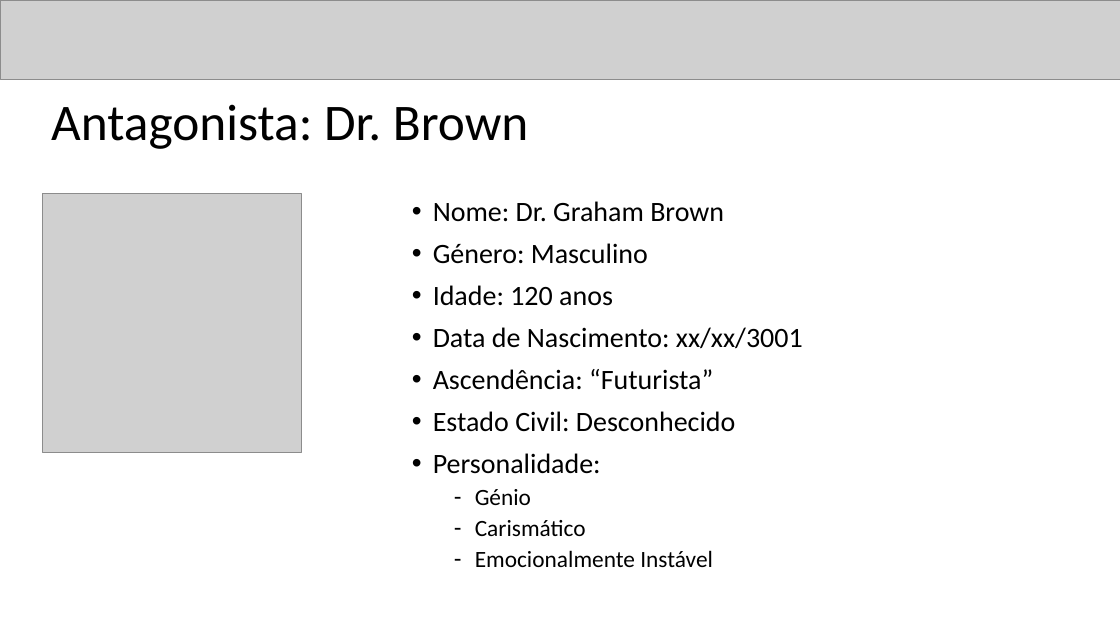
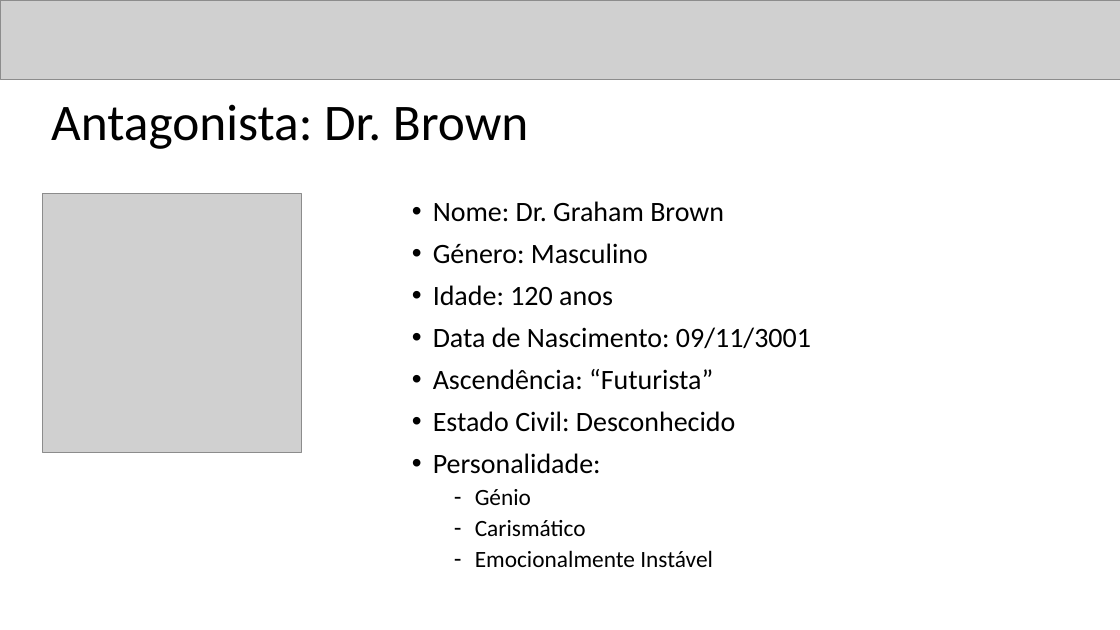
Before and after one commit to Snigy24/projectTallem, a slide deck: slide 5 of Documents/Personagens.pptx. Drawn at 1120x630 pixels with LibreOffice and Linux fonts; fonts in the diff are those of the drawing; grey boxes stand for pictures. Boxes give left, top, right and bottom in pixels: in the first picture for what was removed or moved away, otherwise in the second. Text is boxed around its words. In the diff, an @@ line names an element or a change of style, - is before the commit and + after.

```diff
--- a/Documents/Personagens.pptx
+++ b/Documents/Personagens.pptx
@@ text at [433,327,811,349]: text changed @@
-• Data de Nascimento: xx/xx/3001
+• Data de Nascimento: 09/11/3001
```
Also in this commit, not shown: 3 other slides changed.
